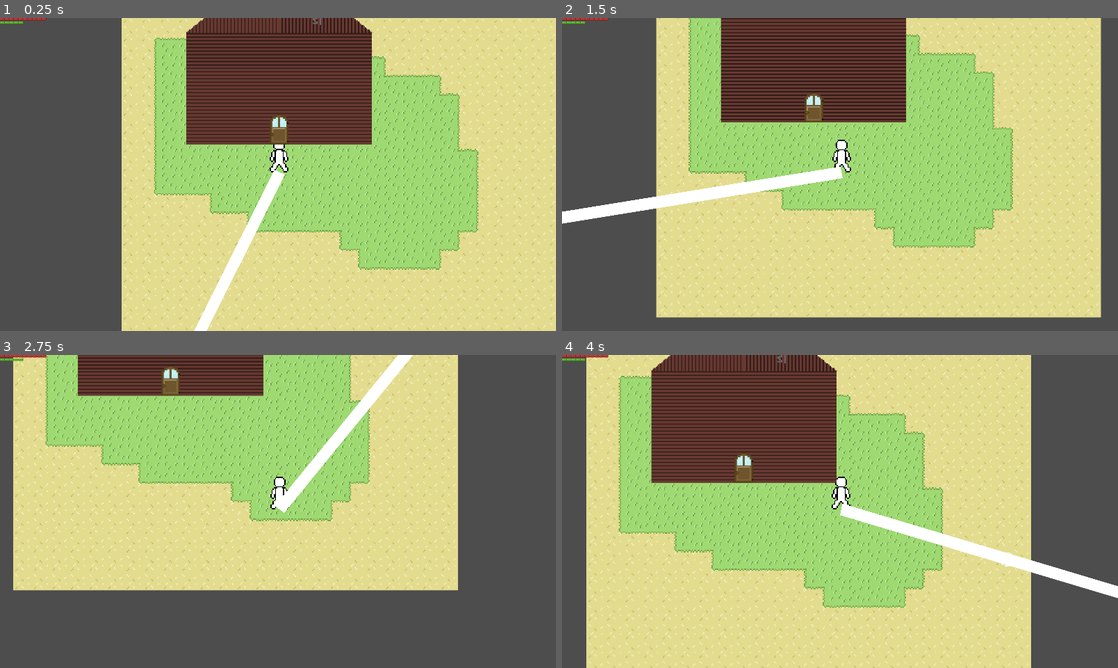
Above: before the commit, frames 1-4 (two rows, left to right).
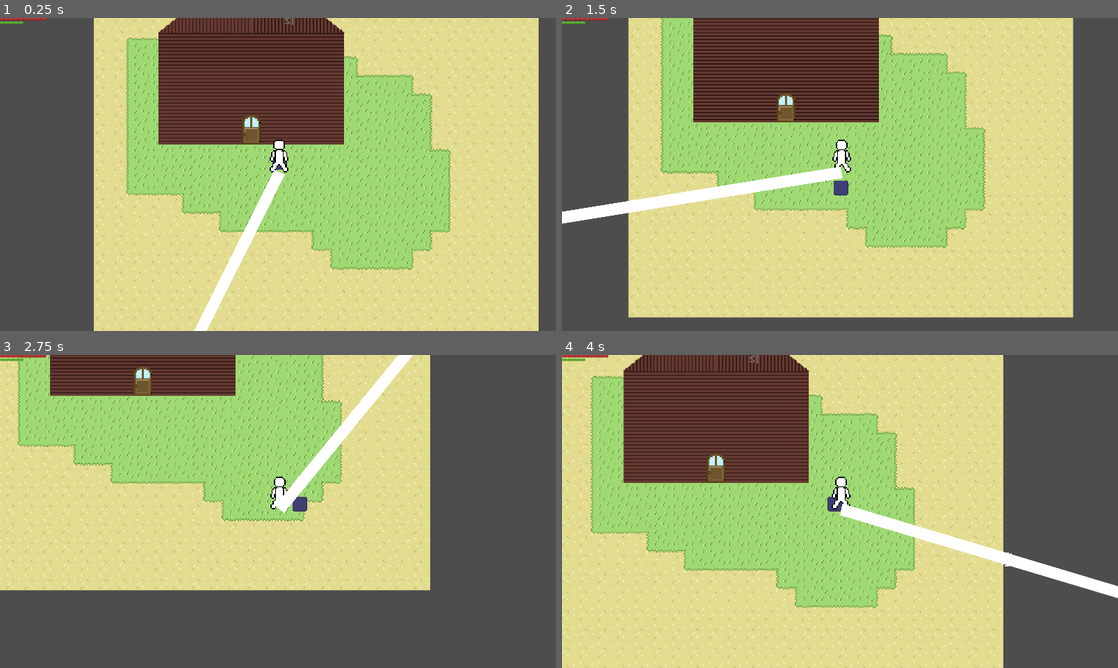
Above: after the commit, the same moments.

Repository: minimar/survivalgamething
Game: Godot game, scene res://Scenes/overworld.tscn
The game is run twice, just before and just after one commit, with the same random seed, the same clock (stepped at 60 frames per second) and the same inputs.
Inputs (mouse positions are in pixels of both pictures, inside the frame that each line leads up to):
- Up to frame 1 (0.25 s): no input
- Up to frame 2 (1.5 s): tap Enter at 0.5 s; move the mouse to (962, 158) at 0.52 s; hold D (ui_right) 0.53-1.28 s; hold Right mouse button (Aim) 0.53-1.28 s; move the mouse to (728, 190) at 1.27 s; hold S (ui_down) from 1.28 s (still down); click (728, 190) at 1.35 s
- Up to frame 3 (2.75 s): move the mouse to (333, 442) at 2.02 s; release S (ui_down) at 2.03 s; hold D (ui_right) from 2.03 s (still down); tap E (Interact) at 2.1 s
- Up to frame 4 (4 s): move the mouse to (812, 574) at 2.77 s; release D (ui_right) at 2.78 s; hold W (ui_up) 2.78-3.53 s; tap F (Quick Eat) at 2.85 s; move the mouse to (1006, 558) at 3.52 s; hold A (ui_left) from 3.53 s (still down); hold Right mouse button (Aim) from 3.53 s (still down)

The runs differ from the first frame. In frame 1, 27% of the frame differs, in the area x 16-100%, y 0-100%; in frame 2, 28%; in frame 3, 19%; in frame 4, 28%, in the area x 0-85%, y 0-100%.

Commit message:
Fixed Player Dialog

Diff:
--- a/Scenes/overworld.tscn
+++ b/Scenes/overworld.tscn
@@ -12,6 +12,7 @@
 size = Vector2(26, 1136.5)
 
 [node name="Overworld" type="Node2D"]
+y_sort_enabled = true
 script = ExtResource("1_18tcn")
 minuteLengthInSeconds = 0.1
 
@@ -29,6 +30,7 @@
 shape = SubResource("RectangleShape2D_50eoj")
 
 [node name="Cabin" parent="TileMap" instance=ExtResource("8_b46nv")]
+z_index = 0
 position = Vector2(88, 136)
 
 [node name="AreaWarp" parent="TileMap/Cabin" instance=ExtResource("6_87ip7")]
@@ -41,7 +43,7 @@
 
 [node name="Player" parent="TileMap" instance=ExtResource("2_5v2tu")]
 y_sort_enabled = true
-position = Vector2(88, 160)
+position = Vector2(112, 160)
 scale = Vector2(1, 1)
 
 [node name="Camera2D" type="Camera2D" parent="TileMap/Player"]
--- a/Scenes/player.tscn
+++ b/Scenes/player.tscn
@@ -1,8 +1,9 @@
-[gd_scene load_steps=8 format=3 uid="uid://brfafs40nxg43"]
+[gd_scene load_steps=9 format=3 uid="uid://brfafs40nxg43"]
 
 [ext_resource type="Script" path="res://Scripts/Player.gd" id="1_plsyy"]
 [ext_resource type="Texture2D" uid="uid://cb7mcesitkwdl" path="res://Assets/Sprites/playerTemp.png" id="2_e1k7d"]
 [ext_resource type="Texture2D" uid="uid://c7q722vag83u2" path="res://Assets/Sprites/reticle.png" id="3_ebdcu"]
+[ext_resource type="Texture2D" uid="uid://c0kfxea2bhx0c" path="res://Assets/Sprites/itemSlot.png" id="3_jl8b1"]
 
 [sub_resource type="AtlasTexture" id="AtlasTexture_tw5jg"]
 atlas = ExtResource("2_e1k7d")
@@ -57,6 +58,10 @@
 [node name="Dialog Hitbox" type="CollisionShape2D" parent="DialogueArea"]
 shape = SubResource("RectangleShape2D_ec67u")
 
+[node name="Debug Hitbox Sprite" type="Sprite2D" parent="DialogueArea"]
+scale = Vector2(0.25, 0.25)
+texture = ExtResource("3_jl8b1")
+
 [node name="ContainersArea" type="Area2D" parent="."]
 position = Vector2(0, -8)
 collision_layer = 4
--- a/Scripts/Player.gd
+++ b/Scripts/Player.gd
@@ -151,9 +151,9 @@
 		velocity = velocity.normalized()*movementSpeed
 		move_and_slide()
 		if velocity != Vector2(0,0):
-			dialogueArea.position = Vector2(0,12)
+			dialogueArea.position = Vector2(0,-4)
 			dialogueArea.position += velocity * hitboxOffset
-			containersArea.position = Vector2(0,12)
+			containersArea.position = Vector2(0,-4)
 			containersArea.position += velocity * hitboxOffset
 
 signal advanceScene
